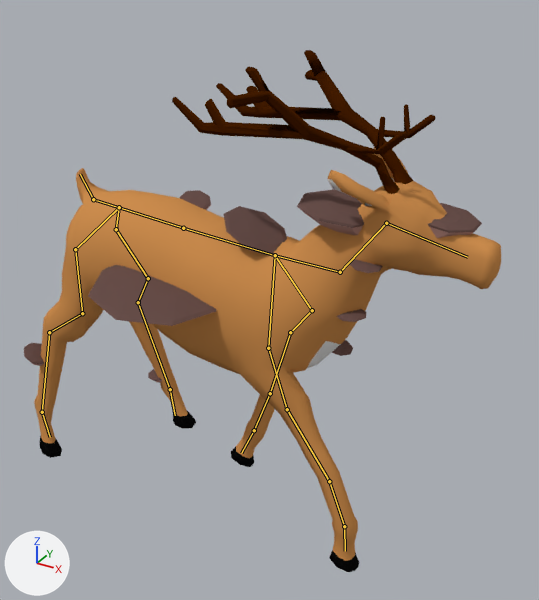
A saved change to the Blender file Amelia Blume/Assets/Meshes/Animals/Deer_Infected_v2.blend.
Camera for both pictures: a 50 mm camera at (199.0, -259.0, 267.0) aimed at (45.0, 3.0, 112.0). Lighting does not change. The marker at lower left points along +X, +Y and +Z. Both versions are drawn at frame 0 of the action 'Run'; the numbers are the values there. The bones that bend it are drawn over the model as lines.

The first picture shows 'Deer'.
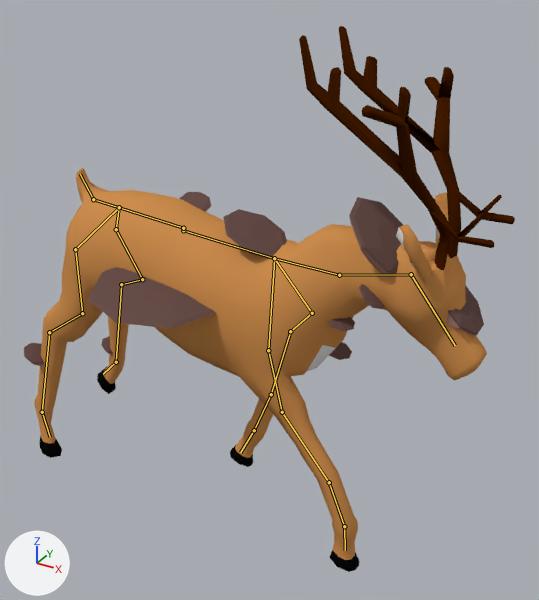
Where the change shows, as pixel boxes (x1, y1, x2, y2) in the pictures (539 x 600 px):
'Deer', posed: before (24, 50, 501, 572); after (24, 26, 515, 572)
bone 'chest', root to tip: before (183, 228) to (275, 255); after (183, 230) to (274, 258)
bone 'neck.upper', root to tip: before (340, 272) to (386, 223); after (339, 275) to (411, 274)
bone 'foot.hind.L', root to tip: before (170, 389) to (175, 415); after (116, 362) to (103, 374)

The edits, one by one:
Bone 'chest' (bone_chest) moves from (0.0, 0.0, 0.0) to (1.4, -0.2, 0.0).
Bone 'neck.upper' (bone_neck_upper) turns from (0, 0, 0) to (39, 0, 0) degrees about its own x, y and z.
Bone 'foot.hind.L' (bone_foot_hind_l) turns from (0, 0, 0) to (-22, -3, -6) degrees about its own x, y and z.
Bone 'leg.hind.upper.IK.L' (bone_leg_hind_upper_ik_l) moves from (0.0, 0.0, 0.0) to (-2.7, 8.9, 1.3).
Bone 'leg.hind.lower.IK.L' (bone_leg_hind_lower_ik_l) moves from (0.0, 0.0, 0.0) to (0.0, -40.8, -6.3).
Bone 'leg.hind.lower.pole.L' (bone_leg_hind_lower_pole_l) moves from (0.0, 0.0, 0.0) to (-3.8, 0.0, 0.0).
